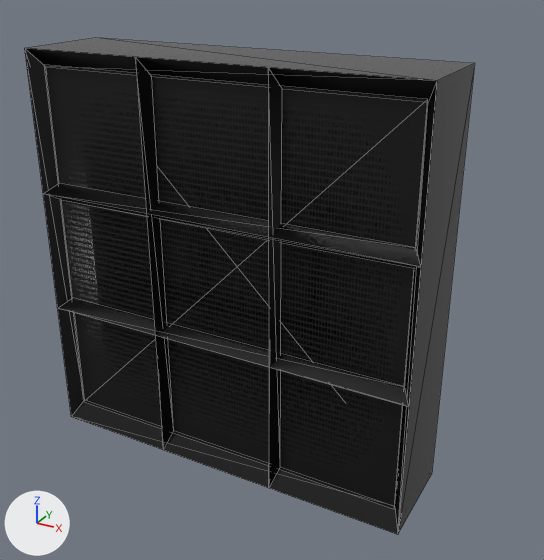
The glTF model models/screen_bg.glb as it was, and as the next commit left it.
Before and after are seen from a camera (50 mm lens) standing at (0.95, -1.473, 0.767) and looking at (0.013, 0.229, -0.084). The lights are fixed; the arrows at lower left show +X, +Y and +Z. Mesh edges are drawn as thin lines. Objects named as collision shapes, trigger or cutter boxes, shadow casters or lower levels of detail are left out. Where no turn or scale is listed for an object, it has been applied to the vertices. Vertices at the same position are counted once.

Objects in the first picture: 'Plane', 'screen_bg'.
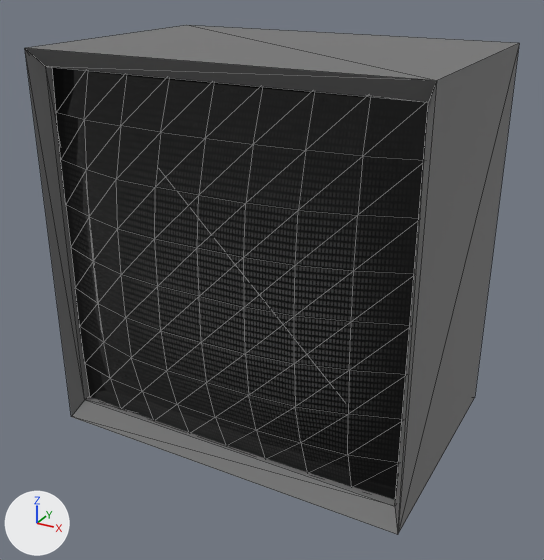
Commit message: code reorg + screen TV updates

The edits, one by one:
In material 'screen_mask_mat' (mat_screen_mask_mat), metallic goes from 0.0 to 0.135.
In material 'screen_mask_mat' (mat_screen_mask_mat), roughness goes from 0.5 to 0.0314.
Material 'screen_bg_mat' (mat_screen_bg_mat) changes colour from black #000000 to grey #757575; in linear values from (0.0, 0.0, 0.0) to (0.179, 0.179, 0.179).
In material 'screen_bg_mat' (mat_screen_bg_mat), roughness goes from 0.208 to 0.71.
me_cube is used by ob_screen_bg; location (0.0, 0.0, 0.0).
me_cube had 40 vertices, 44 faces and spanned x -0.525..0.525, y -0.064..0.201, z -0.542..0.542.
me_cube now has 16 vertices, 28 faces and spans x -0.525..0.525, y -0.064..0.638, z -0.542..0.542.
me_cube part 1: the loose piece of 6 vertices spanning x 0.153..0.178, y -0.064..-0.025, z -0.542..0.542 is deleted.
me_cube part 2: the loose piece of 6 vertices spanning x -0.525..0.525, y -0.064..-0.025, z 0.143..0.19 is deleted.
me_cube part 3: the loose piece of 6 vertices spanning x -0.525..0.525, y -0.064..-0.025, z -0.197..-0.15 is deleted.
me_cube part 4: the loose piece of 6 vertices spanning x -0.193..-0.168, y -0.064..-0.025, z -0.542..0.542 is deleted.
Part 5, on me_cube:
4 vertices are removed from x -0.525..0.525, y 0.201, z -0.542..0.542.
10 faces are deleted.
4 vertices are added at (0.525, 0.638, 0.542), (0.525, 0.638, -0.542), (-0.525, 0.638, -0.542), (-0.525, 0.638, 0.542).
10 new faces join them.
Mesh me_plane_002_1 is new.
It has 81 vertices, 128 faces and spans x -0.5..0.5, y -0.109..0.0, z -0.5..0.5.
It uses material mat_screen_mask_mat (picture img_led_wall_mask).
Object 'Plane' (ob_plane) is deleted.
Object 'alpha_mask' (ob_alpha_mask) is new; it shows me_plane_002_1.
Its location is (0.0, -0.002, 0.0).

What differs and where, as boxes (x1, y1, x2, y2) in the pictures (544 x 560 px; the box of a moved part takes in the faces that stretch with it):
'screen_bg', recoloured, surface changed, reshaped (10% wider): before (25, 38, 475, 534); after (25, 25, 519, 534)
'alpha_mask', added (black): after (52, 67, 428, 500)
'Plane', deleted (black): before (44, 65, 428, 509)
part 1 of me_cube, deleted (black): before (268, 68, 281, 487)
part 2 of me_cube, deleted (black): before (44, 184, 421, 268)
part 3 of me_cube, deleted (black): before (58, 299, 409, 406)
part 4 of me_cube, deleted (black): before (136, 58, 173, 449)
part 5 of me_cube, moved or reshaped: before (28, 38, 475, 534); after (28, 25, 519, 534)
